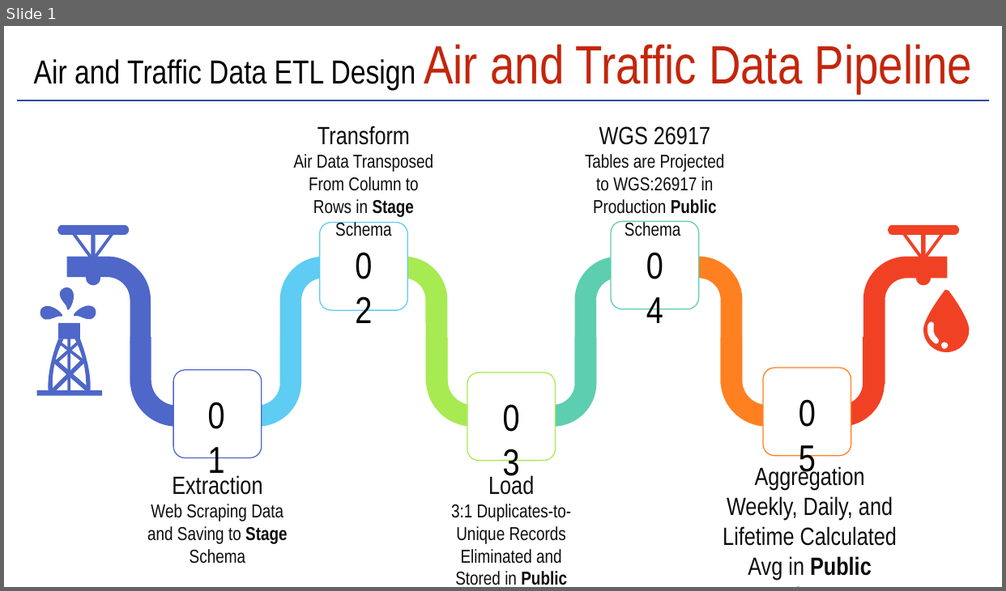
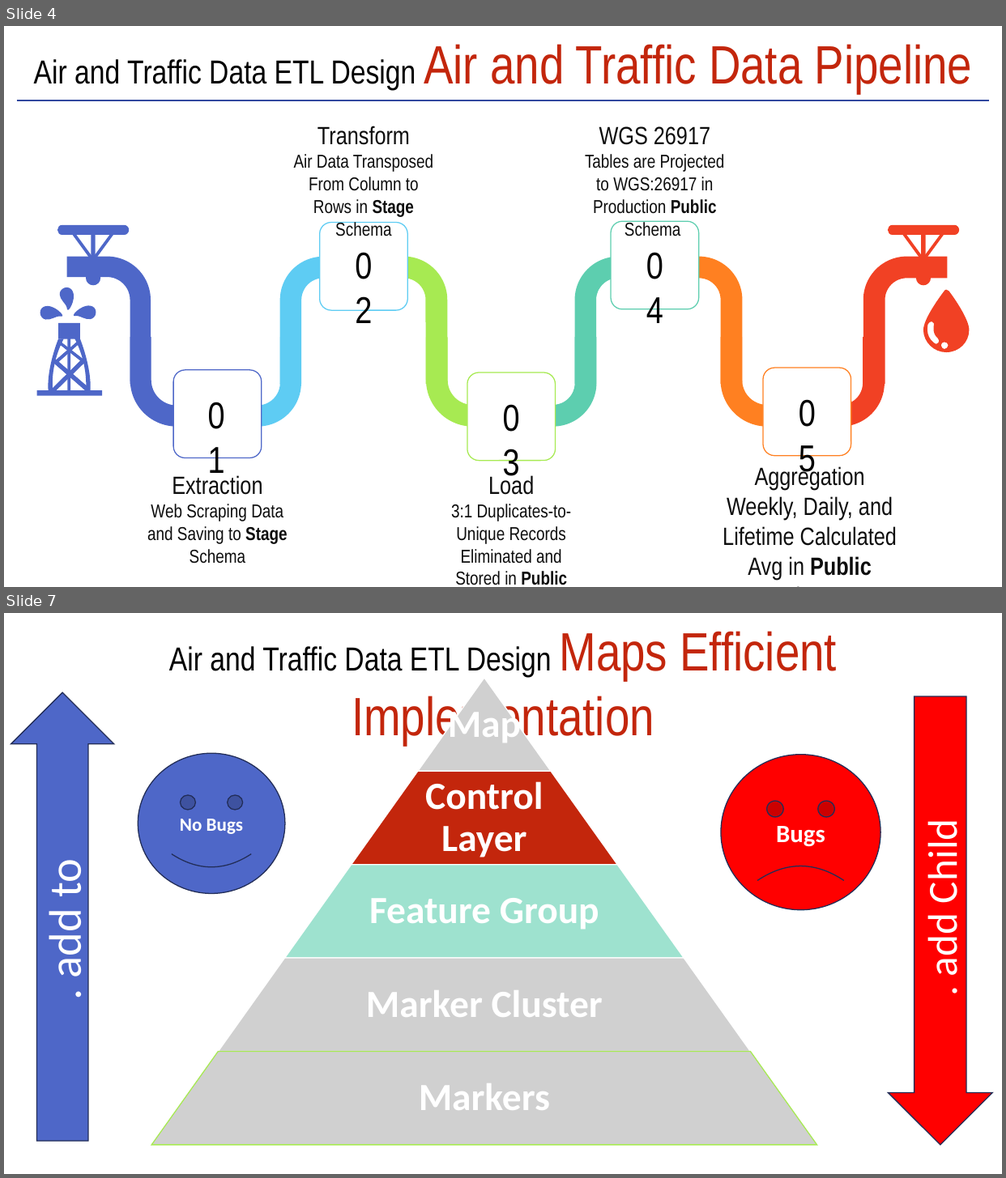
Before and after one commit to shalabyamr/Web_Maps_with_Auto_ML_Forecasts, a slide deck: Report/Pipeline_Process.pptx. Shown one above the other, each under a label of ours: slide 1 before the commit, slides 4 and 7 after it; the slides between them are not shown. The pictures are 1006x591 and 1006x1178 pixels, drawn with LibreOffice and Linux fonts; fonts in the diff are those of the drawing; grey boxes stand for pictures. Boxes give left, top, right and bottom in pixels: in the first picture for what was removed or moved away, otherwise in the second. Text is boxed around its words. In the diff, an @@ line names an element or a change of style, - is before the commit and + after.

```diff
--- a/Report/Pipeline_Process.pptx
+++ b/Report/Pipeline_Process.pptx
@@ slide 7 added at (4, 613, 1002, 1174), background #FFFFFF @@
@@ text added at (169, 646, 552, 676), 52 pt, text #C3260C @@
+Air and Traffic Data ETL Design Maps Efficient Implementation
@@ down arrow added at (10, 692, 114, 1141), fill #4E67C8, outline #222D58 1 pt, 44 pt, text #FFFFFF @@
+. add to
@@ up arrow added at (889, 697, 992, 1145), fill #FF0000, outline #222D58 1 pt, 40 pt, text #FFFFFF @@
+. add Child
@@ smiley face added at (138, 753, 286, 894), fill #4E67C8, outline #222D58 1 pt, 18 pt, text #FFFFFF, bold @@
+No Bugs
@@ smiley face added at (721, 755, 880, 910), fill #FF0000, outline #222D58 1 pt, 24 pt, text #FFFFFF, bold @@
+Bugs
@@ group added at (151, 678, 817, 1145): 5 texts, 3 pictures, 2 trapezoids @@
+Map
+Control Layer
+Feature Group
+Marker Cluster
+Markers
@@ what was slide 1 is now slide 4 @@
```
Also in this commit, not shown: 2 slides changed, 4 other slides added, 1 slide removed.
